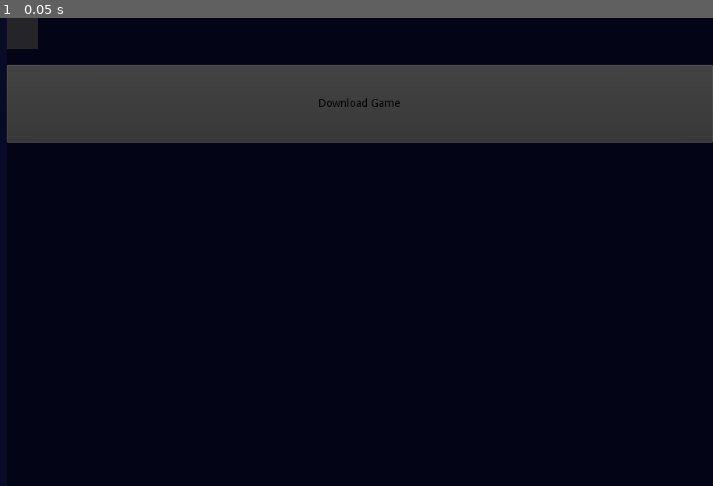
Above: before the commit, frame 1.
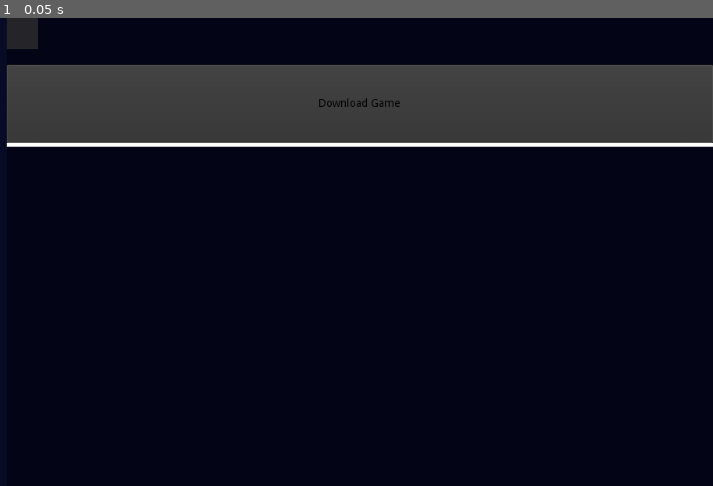
Above: after the commit, the same moment.

Repository: Elfiawesome/GameLauncher
Game: Godot game, scene res://Main.tscn
Same seed, same stepped clock (60 frames per second), same inputs: the game is played once before the commit and once after it.
Inputs:
- Up to frame 1 (0.05 s): no input

The runs differ from the first frame. In frame 1, 1.1% of the frame differs, in the area x 0-100%, y 26-28%.
Error before the commit: Trying to assign value of type 'Nil' to a variable of type 'Dictionary'. (res://DownloadButton.gd:155)
Error after the commit: Trying to assign value of type 'Nil' to a variable of type 'Dictionary'. (res://DownloadButton.gd:182)

Commit message:
Added Thumnail

Diff:
--- a/DownloadButton.gd
+++ b/DownloadButton.gd
@@ -2,7 +2,7 @@
 
 var NewHostData: Dictionary
 var http_request: HTTPRequest
-var GameName="EliteCardWarsBeta"
+var GameName="EliteCardWars"
 var exe_file: String
 var state=ButtonState.DownloadGame
 
@@ -12,11 +12,14 @@
 	UpdateGame,
 	PlayGame
 }
+var _ProgressBar
+var thread = Thread.new()
 
 func _ready():
 	_initialize_file_links()
 	self.disabled=true
 	_get_server_HostData()
+	_ProgressBar=$"../ProgressBar"
 
 func _on_game_ready():
 	self.disabled=false
@@ -30,7 +33,8 @@
 			#Download Game Zip
 			var Link=NewHostData[GameName]["FileLink"]
 			var Version=NewHostData[GameName]["Version"]
-			_get_download_file(Link,FileLocation,Version)
+			#_get_download_file(Link,FileLocation,Version)
+			thread.start(self,"_get_download_file",[Link,FileLocation,Version])
 		ButtonState.UpdateGame:
 			#Remove all files
 			var FileLocation="user://GameFolders/"+GameName
@@ -49,11 +53,17 @@
 			#Download Game Zip
 			var Link=NewHostData[GameName]["FileLink"]
 			var Version=NewHostData[GameName]["Version"]
-			_get_download_file(Link,FileLocation,Version)
+			_get_download_file([Link,FileLocation,Version])
 		ButtonState.PlayGame:
 			OS.shell_open(OS.get_user_data_dir()+"/GameFolders/"+GameName+"/"+exe_file)
 
 func _on_HostData_ready():
+	#Check if host data has the game
+	if !NewHostData.has(GameName):
+		self.text="HostData Missing Game Link..."
+		return
+	#Set exe file
+	exe_file=NewHostData[GameName]["FileName"]
 	#Check main GameFolder folder exists
 	if !dir_exists("user://GameFolders"):
 		file_create_folder("user://","GameFolders")
@@ -128,8 +138,17 @@
 		c+=1
 	return total
 
-func _get_download_file(link:String, path:String, version:String):
-	var http_request = HTTPRequest.new()
+
+var bodySize: int
+var downloadedBytes: int
+var yes=false
+#var http_request: HTTPRequest
+func _get_download_file(args):
+	var link=args[0]
+	var path=args[1]
+	var version=args[2]
+	yes=true
+	http_request = HTTPRequest.new()
 	add_child(http_request)
 
 	self.text="Downloading "+str(link.get_file())
@@ -138,6 +157,14 @@
 	var error=http_request.request(link)
 	if error!=OK:
 		self.text="Error: "+str(error)
+
+func _process(delta):
+	if yes:
+		bodySize = http_request.get_body_size()
+		downloadedBytes = http_request.get_downloaded_bytes()
+		print(int(downloadedBytes*100/bodySize))
+		var wid=rect_size.x
+		_ProgressBar.rect_size=Vector2(wid*downloadedBytes/bodySize,_ProgressBar.rect_size.y)
 
 func _receive_download_file(result, response_code, headers, body, GameZip, version):
 	remove_child(http_request)
@@ -153,9 +180,6 @@
 func _receive_server_HostData(result, response_code, headers, body):
 	var StringResult=body.get_string_from_utf8()
 	NewHostData = JSON.parse(StringResult).result
-	print(NewHostData)
-	#Set exe file
-	#exe_file=NewHostData[GameName]["FileName"]
 	_on_HostData_ready()
 	print("Succesfully received Server HostData")
 
--- a/Main.tscn
+++ b/Main.tscn
@@ -48,14 +48,25 @@
 margin_right = 40.0
 margin_bottom = 40.0
 
-[node name="Button" type="Button" parent="MarginContainer/HBoxContainer/VBoxContainer"]
+[node name="Button" type="VBoxContainer" parent="MarginContainer/HBoxContainer/VBoxContainer"]
 margin_top = 60.0
 margin_right = 904.0
-margin_bottom = 160.0
+margin_bottom = 165.0
+custom_constants/separation = 0
+
+[node name="Button" type="Button" parent="MarginContainer/HBoxContainer/VBoxContainer/Button"]
+margin_right = 904.0
+margin_bottom = 100.0
 rect_min_size = Vector2( 0, 100 )
 custom_colors/font_color_disabled = Color( 0, 0, 0, 1 )
 custom_colors/font_color_focus = Color( 0, 0, 0, 1 )
 text = "Download Game"
 script = ExtResource( 1 )
 
-[connection signal="pressed" from="MarginContainer/HBoxContainer/VBoxContainer/Button" to="MarginContainer/HBoxContainer/VBoxContainer/Button" method="_on_Button_pressed"]
+[node name="ProgressBar" type="ColorRect" parent="MarginContainer/HBoxContainer/VBoxContainer/Button"]
+margin_top = 100.0
+margin_right = 904.0
+margin_bottom = 105.0
+rect_min_size = Vector2( 0, 5 )
+
+[connection signal="pressed" from="MarginContainer/HBoxContainer/VBoxContainer/Button/Button" to="MarginContainer/HBoxContainer/VBoxContainer/Button/Button" method="_on_Button_pressed"]
Binary file added: GameFileLinks/Thumbnails/EliteCardWars.JPG
